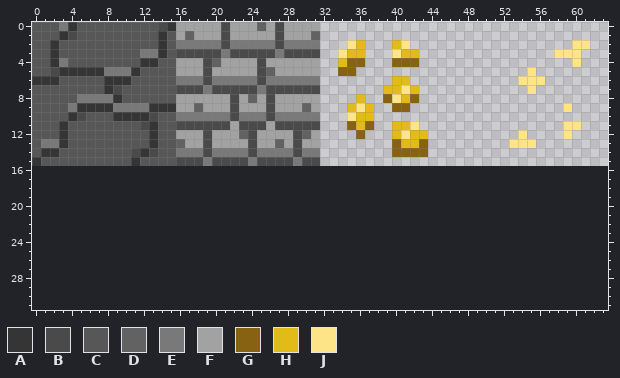
A pixel-art sprite gets an edit: DarkMaze/tileset2.png. The first picture shows the starting point.
The file is 64x16 pixels. Colours within 5 levels of each other are drawn and written as one. The old version is drawn lined up with the new one, on the new canvas.
Palette (. is transparent): A #353535  B #4a4a4a  C #575757  D #626262  E #797979  F #a2a2a2  G #876213  H #e3bb19  J #fde587
Pixels before, first column x 0:
 0 CCCEACCCCCCCCCBAFFFFFBFFFDFBFFFF..............................
 1 CCCABCCCCCCCCCACFDFFFBFFFFFBFFFD..............................
 2 CCACCCCCCCCCCCACEEEEEBEEEEEBEEEE...JH...HJ..................JJ
 3 CCACCCCCCCCCEEACBBBBBEBBBBBEBBBB..JHH...JHH...............JJJ.
 4 CCAECCCCCCCCAACCFFFBDFFFFBFFFFFF..HGG...GGG.................J.
 5 CCBAAAAAEEEACCCCFFFBFFFFFBDFFFFF..GG...................J......
 6 AAACCCCCAAACCCCCEEEBEEEEEBEEEEEE........HH............JJJ.....
 7 CCCCCCCCABCCCCCCBBBEBBBBBEBBBBBB.......HHJH............J......
 8 CCCCCEEEEACCCCCCFFFFFFBFDFBFFFFF....H..GJHG...................
 9 CCCCEAAAAEEEEAAAFFDFFFBFFFBFFFDF...HJH..GG.................J..
10 CCCCABCCCAAAABCCEEEEEEBEEEBEEEEE...JHH........................
11 CCCACCCCCCCCBACCBBBBBBFBBBFBBBBB...GHG..HHJ................JJ.
12 CCCACCCCCCCCCACCFFFBFFFDBFFFFBDF....G...HJHH..........J....J..
13 CEEACCCCCCCCCACCDFFBFFFFBFFDFBFF........GHHG.........JJJ......
14 CAACCCCCCCCBABCCEEEBEEEEBEEEEBEE........GGGG..................
15 ACCCCCCCCCCACCCCBBBEBBBBEBBBBEBB..............................
The same view after the edit:
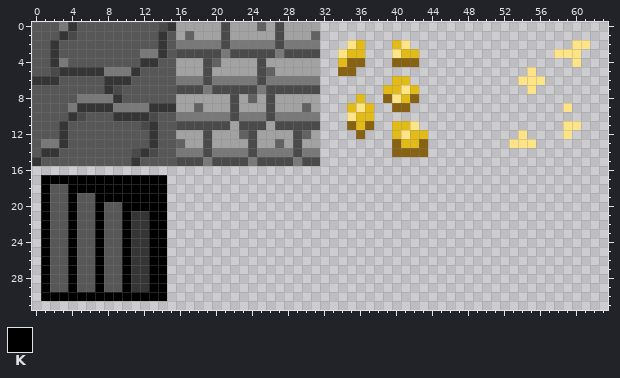
Colours new in this view: K #000000
Change:
canvas 64x16 -> 64x32
Colour A now appears in rows 21 to 29 at x 11 to 12.
Colour C now appears in row 18 at x 2 to 3; in row 19 at x 2 to 3 and 5 to 6; in rows 20 to 29 at x 2 to 3, 5 to 6 and 8 to 9.
Colour K now appears in row 17 at x 1 to 14; in row 18 at x 1 and 4 to 14; in row 19 at x 1, 4 and 7 to 14; in row 20 at x 1, 4, 7 and 10 to 14; in rows 21 to 29 at x 1, 4, 7, 10 and 13 to 14; in row 30 at x 1 to 14.
